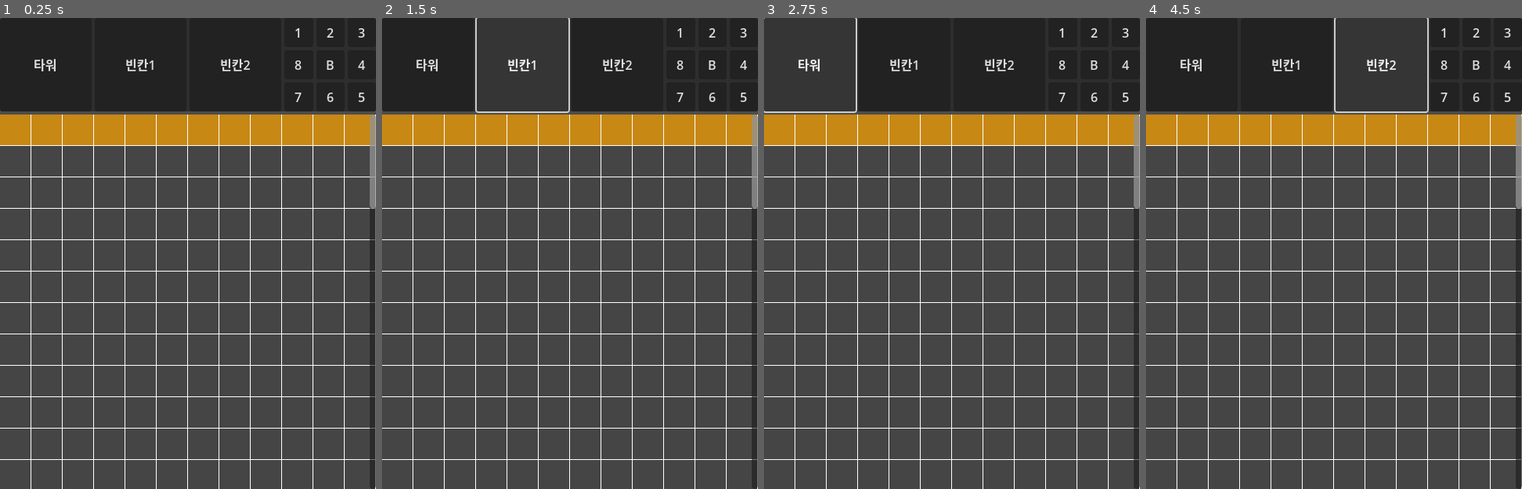
Above: before the commit, frames 1-4 (left to right).
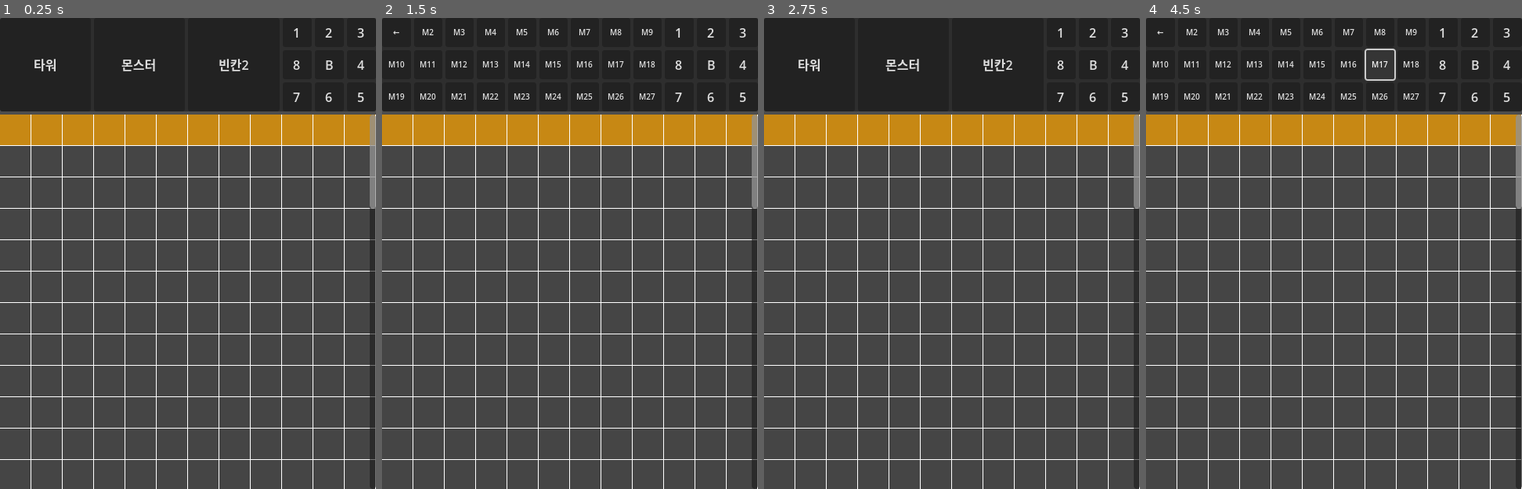
Above: after the commit, the same moments.

Repository: kwonskdev/tower_defence
Game: Godot game, scene res://scenes/main/MainGame.tscn
Same seed, same stepped clock (60 frames per second), same inputs: the game is played once before the commit and once after it.
Inputs (mouse positions are in pixels of both pictures, inside the frame that each line leads up to):
- Up to frame 1 (0.25 s): no input
- Up to frame 2 (1.5 s): click "타워" at 0.5 s; click (521, 65) at 1.25 s, where only the run before the commit has a clickable "빈칸1"
- Up to frame 3 (2.75 s): click (779, 32) at 2 s, where only the run after the commit has a clickable "←"
- Up to frame 4 (4.5 s): click (1285, 65) at 2.75 s, where only the run after the commit has a clickable "몬스터"; click (1191, 32) at 3.5 s, where only the run after the commit has a clickable "M2"; click (1382, 65) at 4.25 s, where only the run before the commit has a clickable "빈칸2"

The runs differ from the first frame. In frame 1, 0.5% of the frame differs, in the area x 32-98%, y 2-18%; in frame 2, 1.5%; in frame 3, 0.6%; in frame 4, 1.5%, in the area x 1-98%, y 0-21%.

Commit message:
feat : 몬스터 UI 생성
- 몬스터를 생성하는 UI 생성
- 몬스터 버튼 클릭시 하위 26개 버튼 + 뒤로 가기 버튼 생성

Diff:
--- a/scenes/main/MainGame.tscn
+++ b/scenes/main/MainGame.tscn
@@ -33,83 +33,319 @@
 grow_horizontal = 2
 grow_vertical = 2
 
-[node name="TowerButton" type="Button" parent="VBoxContainer/TopUI/HBoxContainer"]
+[node name="LeftPanel" type="Control" parent="VBoxContainer/TopUI/HBoxContainer"]
 layout_mode = 2
 size_flags_horizontal = 3
 size_flags_vertical = 3
 size_flags_stretch_ratio = 3.0
+
+[node name="MainView" type="HBoxContainer" parent="VBoxContainer/TopUI/HBoxContainer/LeftPanel"]
+layout_mode = 1
+anchors_preset = 15
+anchor_right = 1.0
+anchor_bottom = 1.0
+grow_horizontal = 2
+grow_vertical = 2
+
+[node name="TowerButton" type="Button" parent="VBoxContainer/TopUI/HBoxContainer/LeftPanel/MainView"]
+layout_mode = 2
+size_flags_horizontal = 3
+size_flags_vertical = 3
 text = "타워"
 
-[node name="Empty1Button" type="Button" parent="VBoxContainer/TopUI/HBoxContainer"]
-layout_mode = 2
-size_flags_horizontal = 3
-size_flags_vertical = 3
-size_flags_stretch_ratio = 3.0
-text = "빈칸1"
-
-[node name="Empty2Button" type="Button" parent="VBoxContainer/TopUI/HBoxContainer"]
-layout_mode = 2
-size_flags_horizontal = 3
-size_flags_vertical = 3
-size_flags_stretch_ratio = 3.0
+[node name="MonsterButton" type="Button" parent="VBoxContainer/TopUI/HBoxContainer/LeftPanel/MainView"]
+layout_mode = 2
+size_flags_horizontal = 3
+size_flags_vertical = 3
+text = "몬스터"
+
+[node name="Empty2Button" type="Button" parent="VBoxContainer/TopUI/HBoxContainer/LeftPanel/MainView"]
+layout_mode = 2
+size_flags_horizontal = 3
+size_flags_vertical = 3
 text = "빈칸2"
 
-[node name="PlayerGrid" type="GridContainer" parent="VBoxContainer/TopUI/HBoxContainer"]
-layout_mode = 2
-size_flags_horizontal = 3
-size_flags_vertical = 3
-size_flags_stretch_ratio = 3.0
+[node name="MonsterView" type="GridContainer" parent="VBoxContainer/TopUI/HBoxContainer/LeftPanel"]
+visible = false
+layout_mode = 1
+anchors_preset = 15
+anchor_right = 1.0
+anchor_bottom = 1.0
+grow_horizontal = 2
+grow_vertical = 2
+columns = 9
+
+[node name="Monster1" type="Button" parent="VBoxContainer/TopUI/HBoxContainer/LeftPanel/MonsterView"]
+layout_mode = 2
+size_flags_horizontal = 3
+size_flags_vertical = 3
+theme_override_font_sizes/font_size = 10
+text = "←"
+clip_text = true
+
+[node name="Monster2" type="Button" parent="VBoxContainer/TopUI/HBoxContainer/LeftPanel/MonsterView"]
+layout_mode = 2
+size_flags_horizontal = 3
+size_flags_vertical = 3
+theme_override_font_sizes/font_size = 10
+text = "M2"
+clip_text = true
+
+[node name="Monster3" type="Button" parent="VBoxContainer/TopUI/HBoxContainer/LeftPanel/MonsterView"]
+layout_mode = 2
+size_flags_horizontal = 3
+size_flags_vertical = 3
+theme_override_font_sizes/font_size = 10
+text = "M3"
+clip_text = true
+
+[node name="Monster4" type="Button" parent="VBoxContainer/TopUI/HBoxContainer/LeftPanel/MonsterView"]
+layout_mode = 2
+size_flags_horizontal = 3
+size_flags_vertical = 3
+theme_override_font_sizes/font_size = 10
+text = "M4"
+clip_text = true
+
+[node name="Monster5" type="Button" parent="VBoxContainer/TopUI/HBoxContainer/LeftPanel/MonsterView"]
+layout_mode = 2
+size_flags_horizontal = 3
+size_flags_vertical = 3
+theme_override_font_sizes/font_size = 10
+text = "M5"
+clip_text = true
+
+[node name="Monster6" type="Button" parent="VBoxContainer/TopUI/HBoxContainer/LeftPanel/MonsterView"]
+layout_mode = 2
+size_flags_horizontal = 3
+size_flags_vertical = 3
+theme_override_font_sizes/font_size = 10
+text = "M6"
+clip_text = true
+
+[node name="Monster7" type="Button" parent="VBoxContainer/TopUI/HBoxContainer/LeftPanel/MonsterView"]
+layout_mode = 2
+size_flags_horizontal = 3
+size_flags_vertical = 3
+theme_override_font_sizes/font_size = 10
+text = "M7"
+clip_text = true
+
+[node name="Monster8" type="Button" parent="VBoxContainer/TopUI/HBoxContainer/LeftPanel/MonsterView"]
+layout_mode = 2
+size_flags_horizontal = 3
+size_flags_vertical = 3
+theme_override_font_sizes/font_size = 10
+text = "M8"
+clip_text = true
+
+[node name="Monster9" type="Button" parent="VBoxContainer/TopUI/HBoxContainer/LeftPanel/MonsterView"]
+layout_mode = 2
+size_flags_horizontal = 3
+size_flags_vertical = 3
+theme_override_font_sizes/font_size = 10
+text = "M9"
+clip_text = true
+
+[node name="Monster10" type="Button" parent="VBoxContainer/TopUI/HBoxContainer/LeftPanel/MonsterView"]
+layout_mode = 2
+size_flags_horizontal = 3
+size_flags_vertical = 3
+theme_override_font_sizes/font_size = 10
+text = "M10"
+clip_text = true
+
+[node name="Monster11" type="Button" parent="VBoxContainer/TopUI/HBoxContainer/LeftPanel/MonsterView"]
+layout_mode = 2
+size_flags_horizontal = 3
+size_flags_vertical = 3
+theme_override_font_sizes/font_size = 10
+text = "M11"
+clip_text = true
+
+[node name="Monster12" type="Button" parent="VBoxContainer/TopUI/HBoxContainer/LeftPanel/MonsterView"]
+layout_mode = 2
+size_flags_horizontal = 3
+size_flags_vertical = 3
+theme_override_font_sizes/font_size = 10
+text = "M12"
+clip_text = true
+
+[node name="Monster13" type="Button" parent="VBoxContainer/TopUI/HBoxContainer/LeftPanel/MonsterView"]
+layout_mode = 2
+size_flags_horizontal = 3
+size_flags_vertical = 3
+theme_override_font_sizes/font_size = 10
+text = "M13"
+clip_text = true
+
+[node name="Monster14" type="Button" parent="VBoxContainer/TopUI/HBoxContainer/LeftPanel/MonsterView"]
+layout_mode = 2
+size_flags_horizontal = 3
+size_flags_vertical = 3
+theme_override_font_sizes/font_size = 10
+text = "M14"
+clip_text = true
+
+[node name="Monster15" type="Button" parent="VBoxContainer/TopUI/HBoxContainer/LeftPanel/MonsterView"]
+layout_mode = 2
+size_flags_horizontal = 3
+size_flags_vertical = 3
+theme_override_font_sizes/font_size = 10
+text = "M15"
+clip_text = true
+
+[node name="Monster16" type="Button" parent="VBoxContainer/TopUI/HBoxContainer/LeftPanel/MonsterView"]
+layout_mode = 2
+size_flags_horizontal = 3
+size_flags_vertical = 3
+theme_override_font_sizes/font_size = 10
+text = "M16"
+clip_text = true
+
+[node name="Monster17" type="Button" parent="VBoxContainer/TopUI/HBoxContainer/LeftPanel/MonsterView"]
+layout_mode = 2
+size_flags_horizontal = 3
+size_flags_vertical = 3
+theme_override_font_sizes/font_size = 10
+text = "M17"
+clip_text = true
+
+[node name="Monster18" type="Button" parent="VBoxContainer/TopUI/HBoxContainer/LeftPanel/MonsterView"]
+layout_mode = 2
+size_flags_horizontal = 3
+size_flags_vertical = 3
+theme_override_font_sizes/font_size = 10
+text = "M18"
+clip_text = true
+
+[node name="Monster19" type="Button" parent="VBoxContainer/TopUI/HBoxContainer/LeftPanel/MonsterView"]
+layout_mode = 2
+size_flags_horizontal = 3
+size_flags_vertical = 3
+theme_override_font_sizes/font_size = 10
+text = "M19"
+clip_text = true
+
+[node name="Monster20" type="Button" parent="VBoxContainer/TopUI/HBoxContainer/LeftPanel/MonsterView"]
+layout_mode = 2
+size_flags_horizontal = 3
+size_flags_vertical = 3
+theme_override_font_sizes/font_size = 10
+text = "M20"
+clip_text = true
+
+[node name="Monster21" type="Button" parent="VBoxContainer/TopUI/HBoxContainer/LeftPanel/MonsterView"]
+layout_mode = 2
+size_flags_horizontal = 3
+size_flags_vertical = 3
+theme_override_font_sizes/font_size = 10
+text = "M21"
+clip_text = true
+
+[node name="Monster22" type="Button" parent="VBoxContainer/TopUI/HBoxContainer/LeftPanel/MonsterView"]
+layout_mode = 2
+size_flags_horizontal = 3
+size_flags_vertical = 3
+theme_override_font_sizes/font_size = 10
+text = "M22"
+clip_text = true
+
+[node name="Monster23" type="Button" parent="VBoxContainer/TopUI/HBoxContainer/LeftPanel/MonsterView"]
+layout_mode = 2
+size_flags_horizontal = 3
+size_flags_vertical = 3
+theme_override_font_sizes/font_size = 10
+text = "M23"
+clip_text = true
+
+[node name="Monster24" type="Button" parent="VBoxContainer/TopUI/HBoxContainer/LeftPanel/MonsterView"]
+layout_mode = 2
+size_flags_horizontal = 3
+size_flags_vertical = 3
+theme_override_font_sizes/font_size = 10
+text = "M24"
+clip_text = true
+
+[node name="Monster25" type="Button" parent="VBoxContainer/TopUI/HBoxContainer/LeftPanel/MonsterView"]
+layout_mode = 2
+size_flags_horizontal = 3
+size_flags_vertical = 3
+theme_override_font_sizes/font_size = 10
+text = "M25"
+clip_text = true
+
+[node name="Monster26" type="Button" parent="VBoxContainer/TopUI/HBoxContainer/LeftPanel/MonsterView"]
+layout_mode = 2
+size_flags_horizontal = 3
+size_flags_vertical = 3
+theme_override_font_sizes/font_size = 10
+text = "M26"
+clip_text = true
+
+[node name="Monster27" type="Button" parent="VBoxContainer/TopUI/HBoxContainer/LeftPanel/MonsterView"]
+layout_mode = 2
+size_flags_horizontal = 3
+size_flags_vertical = 3
+theme_override_font_sizes/font_size = 10
+text = "M27"
+clip_text = true
+
+[node name="RightPanel" type="GridContainer" parent="VBoxContainer/TopUI/HBoxContainer"]
+layout_mode = 2
+size_flags_horizontal = 3
+size_flags_vertical = 3
 columns = 3
 
-[node name="Player1" type="Button" parent="VBoxContainer/TopUI/HBoxContainer/PlayerGrid"]
+[node name="Player1" type="Button" parent="VBoxContainer/TopUI/HBoxContainer/RightPanel"]
 layout_mode = 2
 size_flags_horizontal = 3
 size_flags_vertical = 3
 text = "1"
 
-[node name="Player2" type="Button" parent="VBoxContainer/TopUI/HBoxContainer/PlayerGrid"]
+[node name="Player2" type="Button" parent="VBoxContainer/TopUI/HBoxContainer/RightPanel"]
 layout_mode = 2
 size_flags_horizontal = 3
 size_flags_vertical = 3
 text = "2"
 
-[node name="Player3" type="Button" parent="VBoxContainer/TopUI/HBoxContainer/PlayerGrid"]
+[node name="Player3" type="Button" parent="VBoxContainer/TopUI/HBoxContainer/RightPanel"]
 layout_mode = 2
 size_flags_horizontal = 3
 size_flags_vertical = 3
 text = "3"
 
-[node name="Player8" type="Button" parent="VBoxContainer/TopUI/HBoxContainer/PlayerGrid"]
+[node name="Player8" type="Button" parent="VBoxContainer/TopUI/HBoxContainer/RightPanel"]
 layout_mode = 2
 size_flags_horizontal = 3
 size_flags_vertical = 3
 text = "8"
 
-[node name="BonusButton" type="Button" parent="VBoxContainer/TopUI/HBoxContainer/PlayerGrid"]
+[node name="BonusButton" type="Button" parent="VBoxContainer/TopUI/HBoxContainer/RightPanel"]
 layout_mode = 2
 size_flags_horizontal = 3
 size_flags_vertical = 3
 text = "B"
 
-[node name="Player4" type="Button" parent="VBoxContainer/TopUI/HBoxContainer/PlayerGrid"]
+[node name="Player4" type="Button" parent="VBoxContainer/TopUI/HBoxContainer/RightPanel"]
 layout_mode = 2
 size_flags_horizontal = 3
 size_flags_vertical = 3
 text = "4"
 
-[node name="Player7" type="Button" parent="VBoxContainer/TopUI/HBoxContainer/PlayerGrid"]
+[node name="Player7" type="Button" parent="VBoxContainer/TopUI/HBoxContainer/RightPanel"]
 layout_mode = 2
 size_flags_horizontal = 3
 size_flags_vertical = 3
 text = "7"
 
-[node name="Player6" type="Button" parent="VBoxContainer/TopUI/HBoxContainer/PlayerGrid"]
+[node name="Player6" type="Button" parent="VBoxContainer/TopUI/HBoxContainer/RightPanel"]
 layout_mode = 2
 size_flags_horizontal = 3
 size_flags_vertical = 3
 text = "6"
 
-[node name="Player5" type="Button" parent="VBoxContainer/TopUI/HBoxContainer/PlayerGrid"]
+[node name="Player5" type="Button" parent="VBoxContainer/TopUI/HBoxContainer/RightPanel"]
 layout_mode = 2
 size_flags_horizontal = 3
 size_flags_vertical = 3
--- a/scripts/main/MainGame.gd
+++ b/scripts/main/MainGame.gd
@@ -2,13 +2,17 @@
 class_name MainGame
 
 @onready var game_field: GameField = $VBoxContainer/GameField
-@onready var tower_button: Button = $VBoxContainer/TopUI/HBoxContainer/TowerButton
-@onready var empty1_button: Button = $VBoxContainer/TopUI/HBoxContainer/Empty1Button
-@onready var empty2_button: Button = $VBoxContainer/TopUI/HBoxContainer/Empty2Button
-@onready var bonus_button: Button = $VBoxContainer/TopUI/HBoxContainer/PlayerGrid/BonusButton
+@onready var main_view: HBoxContainer = $VBoxContainer/TopUI/HBoxContainer/LeftPanel/MainView
+@onready var monster_view: GridContainer = $VBoxContainer/TopUI/HBoxContainer/LeftPanel/MonsterView
+
+@onready var tower_button: Button = $VBoxContainer/TopUI/HBoxContainer/LeftPanel/MainView/TowerButton
+@onready var monster_button: Button = $VBoxContainer/TopUI/HBoxContainer/LeftPanel/MainView/MonsterButton
+@onready var empty2_button: Button = $VBoxContainer/TopUI/HBoxContainer/LeftPanel/MainView/Empty2Button
+@onready var bonus_button: Button = $VBoxContainer/TopUI/HBoxContainer/RightPanel/BonusButton
 
 # 플레이어 버튼들
 @onready var player_buttons: Array[Button] = []
+@onready var monster_buttons: Array[Button] = []
 
 func _ready():
 	print("MainGame started - Grid Map System")
@@ -16,12 +20,18 @@
 	connect_signals()
 
 func setup_ui():
-	# 플레이어 버튼들 초기화 (시계방향 순서로)
+	# RightPanel 플레이어 버튼들 초기화 (고정 미니맵)
 	var player_order = [1, 2, 3, 4, 5, 6, 7, 8]
 	for player_num in player_order:
-		var button = get_node_or_null("VBoxContainer/TopUI/HBoxContainer/PlayerGrid/Player" + str(player_num))
+		var button = get_node_or_null("VBoxContainer/TopUI/HBoxContainer/RightPanel/Player" + str(player_num))
 		if button:
 			player_buttons.append(button)
+
+	# LeftPanel MonsterView 몬스터 버튼들 초기화
+	for i in range(1, 28):
+		var button = get_node_or_null("VBoxContainer/TopUI/HBoxContainer/LeftPanel/MonsterView/Monster" + str(i))
+		if button:
+			monster_buttons.append(button)
 
 func connect_signals():
 	if game_field and game_field.grid_renderer:
@@ -30,8 +40,8 @@
 	# 버튼 클릭 이벤트 연결
 	if tower_button:
 		tower_button.pressed.connect(_on_tower_button_pressed)
-	if empty1_button:
-		empty1_button.pressed.connect(_on_empty1_button_pressed)
+	if monster_button:
+		monster_button.pressed.connect(_on_monster_button_pressed)
 	if empty2_button:
 		empty2_button.pressed.connect(_on_empty2_button_pressed)
 	if bonus_button:
@@ -40,6 +50,12 @@
 	# 플레이어 버튼 클릭 이벤트 연결
 	for i in range(player_buttons.size()):
 		player_buttons[i].pressed.connect(_on_player_button_pressed.bind(i))
+
+	# 몬스터 버튼 클릭 이벤트 연결 (첫 번째는 뒤로 가기)
+	if monster_buttons.size() > 0:
+		monster_buttons[0].pressed.connect(_on_back_button_pressed)
+	for i in range(1, monster_buttons.size()):
+		monster_buttons[i].pressed.connect(_on_monster_selected.bind(i))
 
 func _on_cell_clicked(grid_position: Vector2i):
 	if game_field:
@@ -84,10 +100,10 @@
 		game_field.set_current_tool(GameField.PlacementTool.TOWER)
 		update_tool_display()
 
-func _on_empty1_button_pressed():
-	if game_field:
-		game_field.set_current_tool(GameField.PlacementTool.NONE)
-		update_tool_display()
+func _on_monster_button_pressed():
+	# 몬스터 뷰로 전환
+	main_view.visible = false
+	monster_view.visible = true
 
 func _on_empty2_button_pressed():
 	if game_field:
@@ -103,3 +119,13 @@
 # 보너스 맵 버튼 핸들러
 func _on_bonus_button_pressed():
 	print("Bonus map button pressed - 나중에 구현")
+
+# 뒤로 가기 버튼 핸들러
+func _on_back_button_pressed():
+	# 메인 뷰로 돌아가기
+	monster_view.visible = false
+	main_view.visible = true
+
+# 몬스터 선택 핸들러
+func _on_monster_selected(monster_id: int):
+	print("Monster ", monster_id, " selected")
